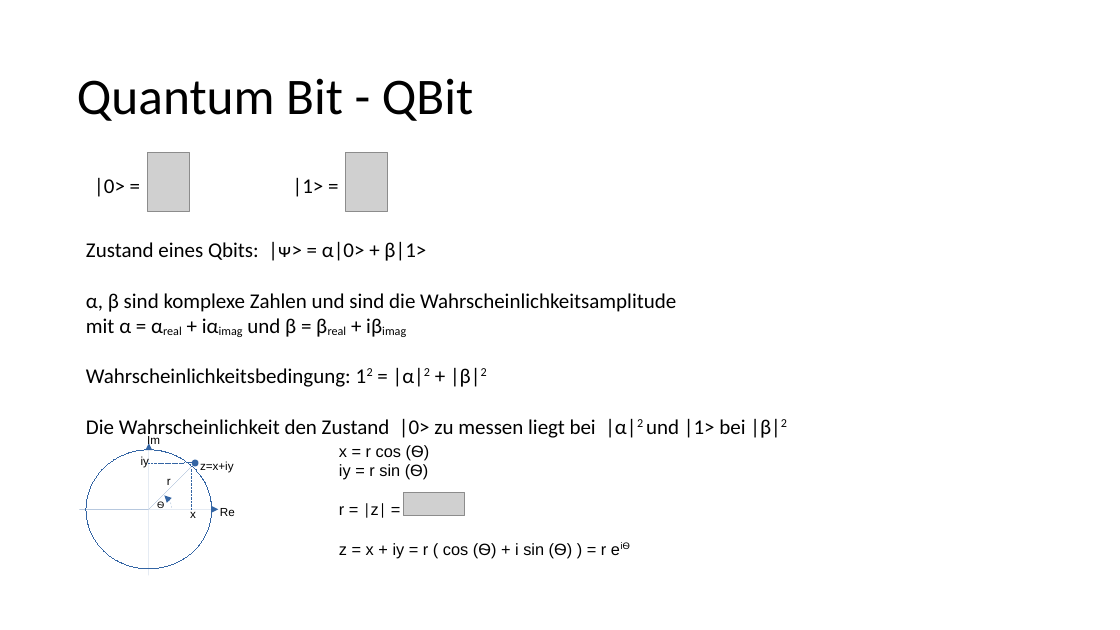
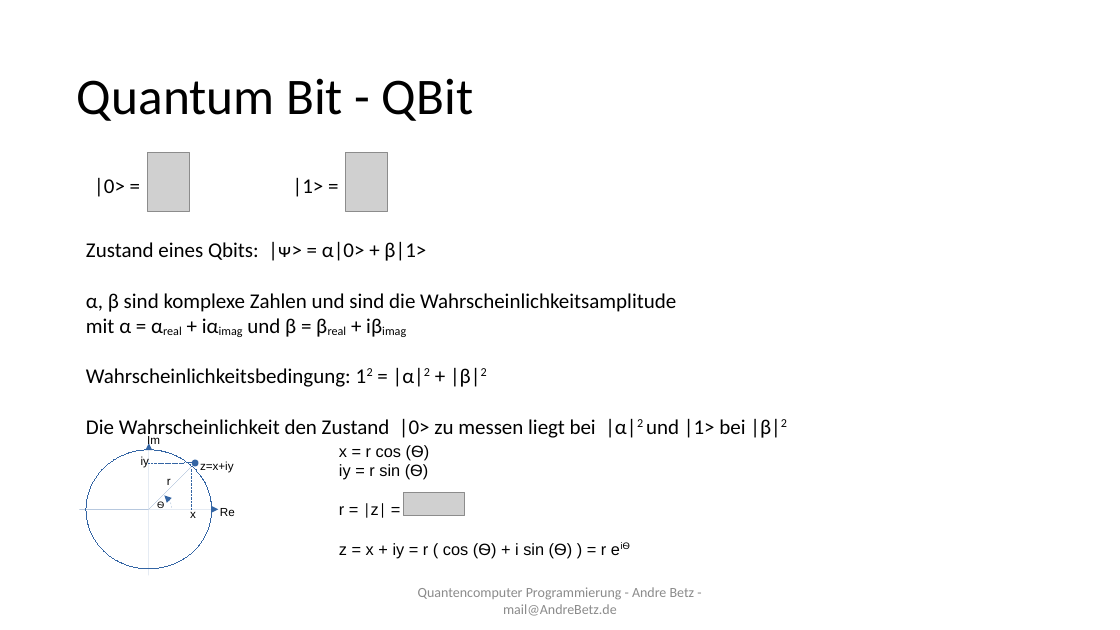
Before and after one commit to sky4walk/documents, a slide deck: slide 9 of QuantencomputerProgramming.odp (slide 6 before the commit). Drawn at 1120x630 pixels with LibreOffice and Linux fonts; fonts in the diff are those of the drawing; grey boxes stand for pictures. Boxes give left, top, right and bottom in pixels: in the first picture for what was removed or moved away, otherwise in the second. Text is boxed around its words. In the diff, an @@ line names an element or a change of style, - is before the commit and + after.

```diff
--- a/QuantencomputerProgramming.odp
+++ b/QuantencomputerProgramming.odp
@@ text added at <box>418,587,695,616</box>, 12 pt, text #8B8B8B @@
+Quantencomputer Programmierung - Andre Betz - mail@AndreBetz.de
```
Also in this commit, not shown: 3 other slides changed, 4 slides added, 1 other file.
